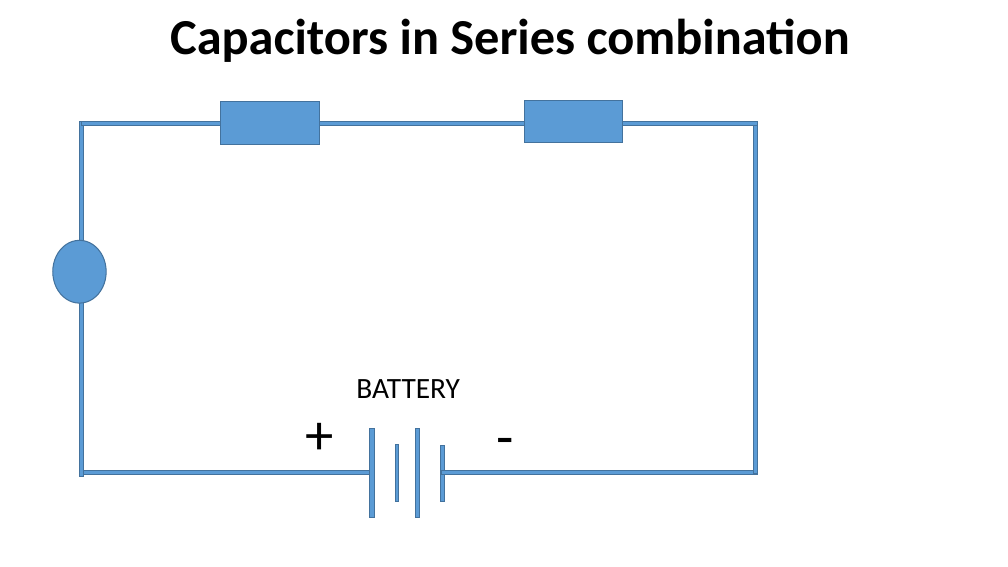
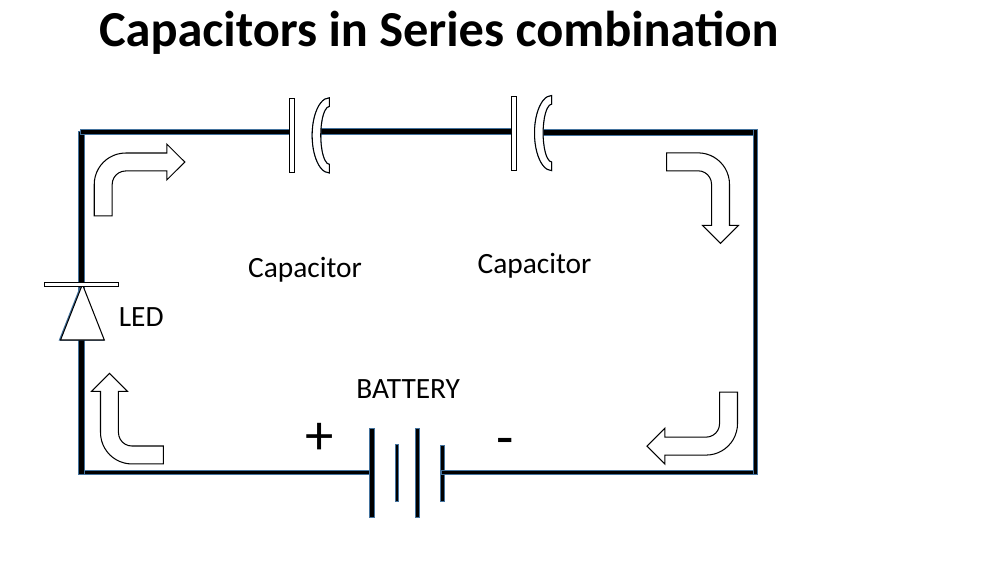
Before and after one commit to infocelab/embedded-projects, a slide deck: slide 9 of Documents/projects for schools.pptx. Drawn at 1008x567 pixels with LibreOffice and Linux fonts; fonts in the diff are those of the drawing. Boxes give left, top, right and bottom in pixels: in the first picture for what was removed or moved away, otherwise in the second. Text is boxed around its words. In the diff, an @@ line names an element or a change of style, - is before the commit and + after.

```diff
--- a/Documents/projects for schools.pptx
+++ b/Documents/projects for schools.pptx
@@ text "Capacitors in Series combination": place and size @@
-text "Capacitors in Series combination" at <box>170,18,850,62</box>
+text "Capacitors in Series combination" at <box>99,10,779,54</box>
@@ rectangle removed at <box>221,102,319,144</box> @@
@@ rectangle added at <box>289,99,295,173</box>, fill #FFFFFF, outline #000000 1 pt @@
@@ arch (boxed as its full ring) added at <box>312,98,346,172</box>, fill #5B9BD5, outline #43739E 1 pt @@
@@ arch (boxed as its full ring) added at <box>312,98,346,172</box>, fill #FFFFFF, outline #000000 1 pt @@
@@ rectangle added at <box>512,96,517,171</box>, fill #FFFFFF, outline #000000 1 pt @@
@@ rectangle removed at <box>525,101,623,143</box> @@
@@ arch (boxed as its full ring) added at <box>535,95,569,170</box>, fill #5B9BD5, outline #43739E 1 pt @@
@@ arch (boxed as its full ring) added at <box>535,95,569,170</box>, fill #FFFFFF, outline #000000 1 pt @@
@@ rectangle: place and size @@
-rectangle at <box>79,122,83,476</box>
+rectangle at <box>79,132,85,475</box>
@@ rectangle added at <box>81,129,290,135</box>, fill #000000, outline #43739E 1 pt @@
@@ bent arrow added at <box>95,144,185,216</box>, fill #FFFFFF, outline #000000 1 pt @@
@@ fill #5B9BD5 to #000000 in 9 elements at <box>369,428,375,518</box>, <box>395,444,399,502</box>, <box>416,428,419,518</box>, <box>440,446,444,502</box>, <box>442,471,757,475</box>, <box>82,471,370,475</box>, <box>753,130,757,475</box>, <box>79,132,85,475</box>, <box>321,129,514,135</box> @@
@@ rectangle: place and size @@
-rectangle at <box>82,122,758,126</box>
+rectangle at <box>321,129,514,135</box>
@@ rectangle added at <box>540,130,754,136</box>, fill #000000, outline #43739E 1 pt @@
@@ rectangle: place and size @@
-rectangle at <box>753,122,757,474</box>
+rectangle at <box>753,130,757,475</box>
@@ bent arrow added at <box>667,153,738,244</box>, fill #FFFFFF, outline #000000 1 pt @@
@@ ellipse removed at <box>53,240,107,303</box> @@
@@ text added at <box>248,257,362,282</box>, 28 pt, text #000000 @@
+Capacitor
@@ text added at <box>478,252,592,278</box>, 28 pt, text #000000 @@
+Capacitor
@@ rectangle added at <box>45,283,119,287</box>, fill #FFFFFF, outline #000000 1 pt @@
@@ triangle added at <box>60,284,104,340</box>, fill #5B9BD5, outline #43739E 1 pt @@
@@ triangle added at <box>60,284,104,340</box>, fill #FFFFFF, outline #000000 1 pt @@
@@ text added at <box>119,307,164,326</box>, 28 pt, text #000000 @@
+LED
@@ bent arrow added at <box>92,373,164,464</box>, fill #FFFFFF, outline #000000 1 pt @@
@@ bent arrow added at <box>647,392,738,464</box>, fill #FFFFFF, outline #000000 1 pt @@
```
Also in this commit, not shown: 7 other slides changed, 5 slides added, 1 slide removed.
